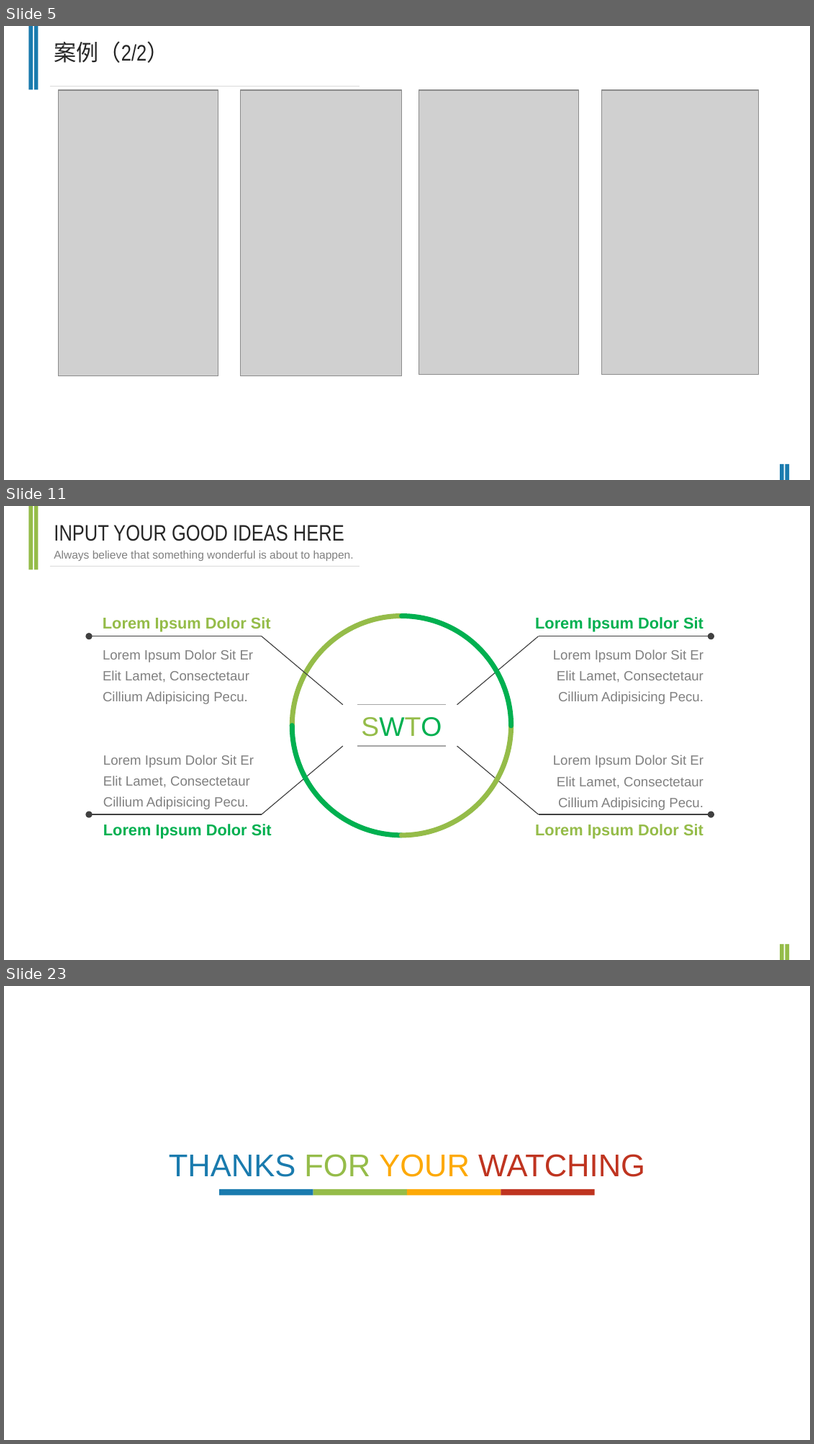
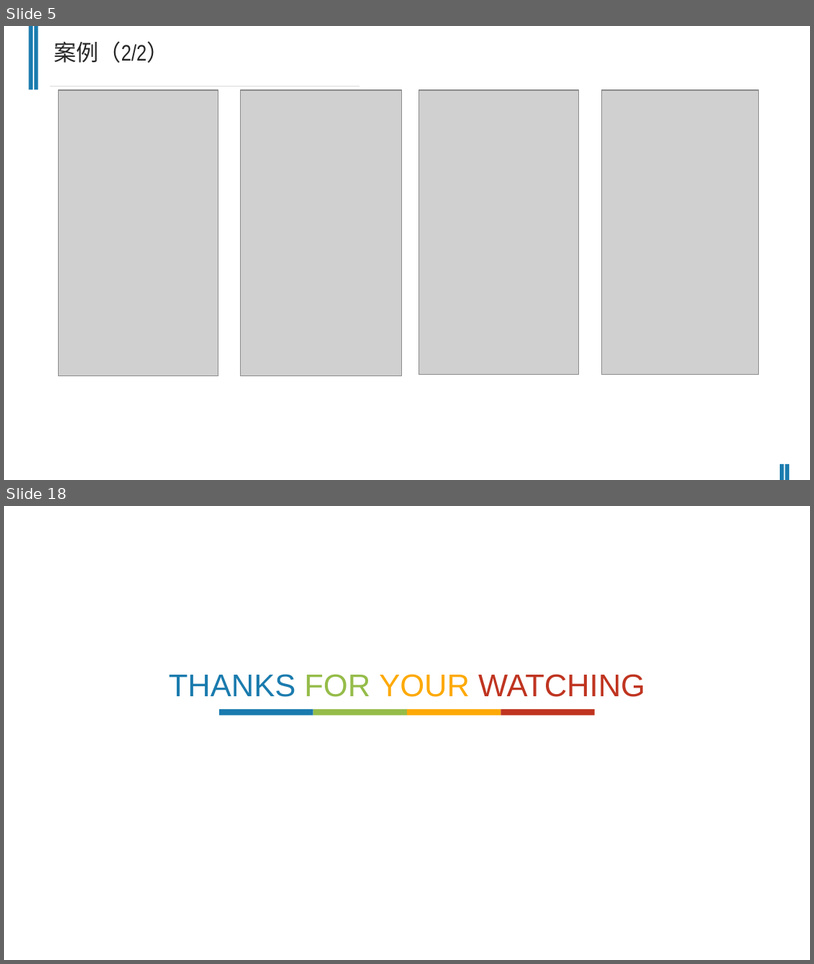
Before and after one commit to chanchunlei/weChat, a slide deck: ccl.pptx. Shown one above the other, each under a label of ours: slides 5, 11 and 23 before the commit, slides 5 and 18 after it; the slides between them are not shown. The pictures are 814x1444 and 814x964 pixels, drawn with LibreOffice and Linux fonts; fonts in the diff are those of the drawing; grey boxes stand for pictures. Boxes give left, top, right and bottom in pixels: in the first picture for what was removed or moved away, otherwise in the second. Text is boxed around its words. In the diff, an @@ line names an element or a change of style, - is before the commit and + after.

```diff
--- a/ccl.pptx
+++ b/ccl.pptx
@@ slide 11 removed at bbox=[4, 506, 810, 960], background #FFFFFF; not listed: 1 template element that a slide beside it also shows @@
@@ rectangle removed at bbox=[29, 506, 33, 569] @@
@@ rectangle removed at bbox=[34, 506, 38, 569] @@
@@ text removed at bbox=[54, 525, 345, 541] @@
-INPUT YOUR GOOD IDEAS HERE
@@ text removed at bbox=[54, 551, 354, 561] @@
-Always believe that something wonderful is about to happen.
@@ text removed at bbox=[103, 617, 271, 632] @@
-Lorem Ipsum Dolor Sit
@@ arc (boxed as its full ellipse) removed at bbox=[292, 615, 511, 835] @@
@@ arc (boxed as its full ellipse) removed at bbox=[292, 615, 511, 835] @@
@@ arc (boxed as its full ellipse) removed at bbox=[292, 615, 511, 835] @@
@@ arc (boxed as its full ellipse) removed at bbox=[292, 615, 511, 835] @@
@@ text removed at bbox=[535, 617, 704, 632] @@
-Lorem Ipsum Dolor Sit
@@ text removed at bbox=[103, 649, 254, 704] @@
-Lorem Ipsum Dolor Sit Er Elit Lamet, Consectetaur Cillium Adipisicing Pecu.
@@ text removed at bbox=[553, 649, 704, 704] @@
-Lorem Ipsum Dolor Sit Er Elit Lamet, Consectetaur Cillium Adipisicing Pecu.
@@ line removed from (358, 705) to (446, 705) @@
@@ text removed at bbox=[361, 717, 442, 736] @@
-SWTO
@@ text removed at bbox=[103, 754, 254, 809] @@
-Lorem Ipsum Dolor Sit Er Elit Lamet, Consectetaur Cillium Adipisicing Pecu.
@@ group removed at bbox=[89, 636, 342, 814]: 2 arrows, 2 lines @@
@@ line removed from (358, 746) to (446, 746) @@
@@ group removed at bbox=[457, 636, 711, 814]: 2 arrows, 2 lines @@
@@ text removed at bbox=[553, 754, 704, 810] @@
-Lorem Ipsum Dolor Sit Er Elit Lamet, Consectetaur Cillium Adipisicing Pecu.
@@ text removed at bbox=[103, 824, 272, 839] @@
-Lorem Ipsum Dolor Sit
@@ text removed at bbox=[535, 824, 704, 839] @@
-Lorem Ipsum Dolor Sit
@@ rectangle removed at bbox=[781, 944, 784, 960] @@
@@ rectangle removed at bbox=[785, 944, 790, 960] @@
@@ what was slide 23 is now slide 18 @@
```
Also in this commit, not shown: 3 slides changed, 10 slides added, 15 other slides removed.
